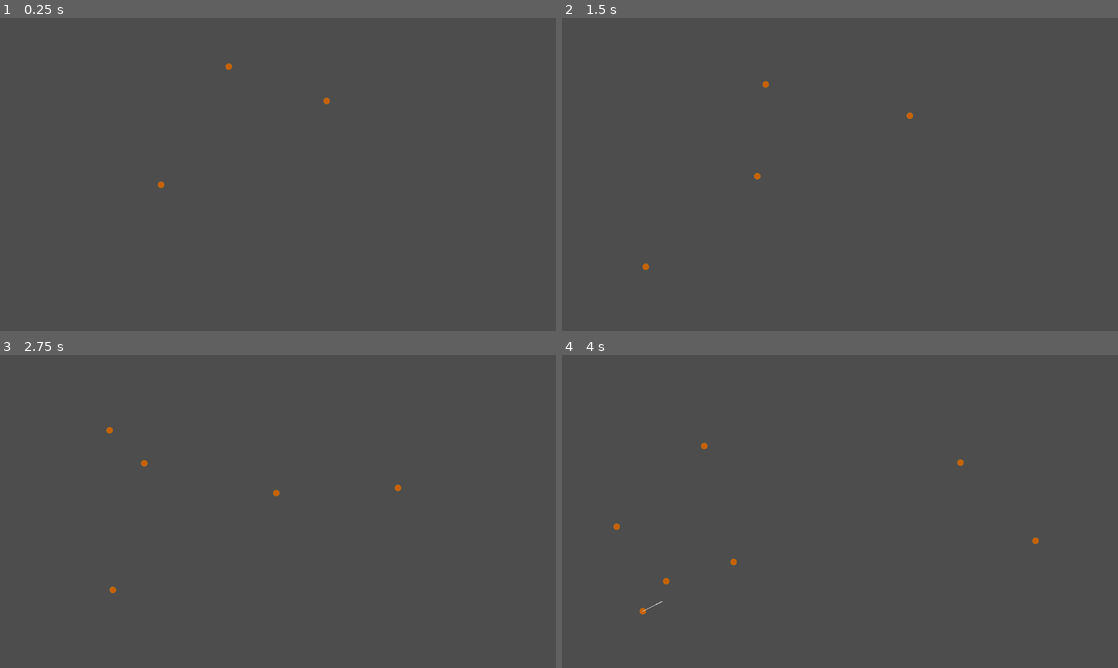
Above: before the commit, frames 1-4 (two rows, left to right).
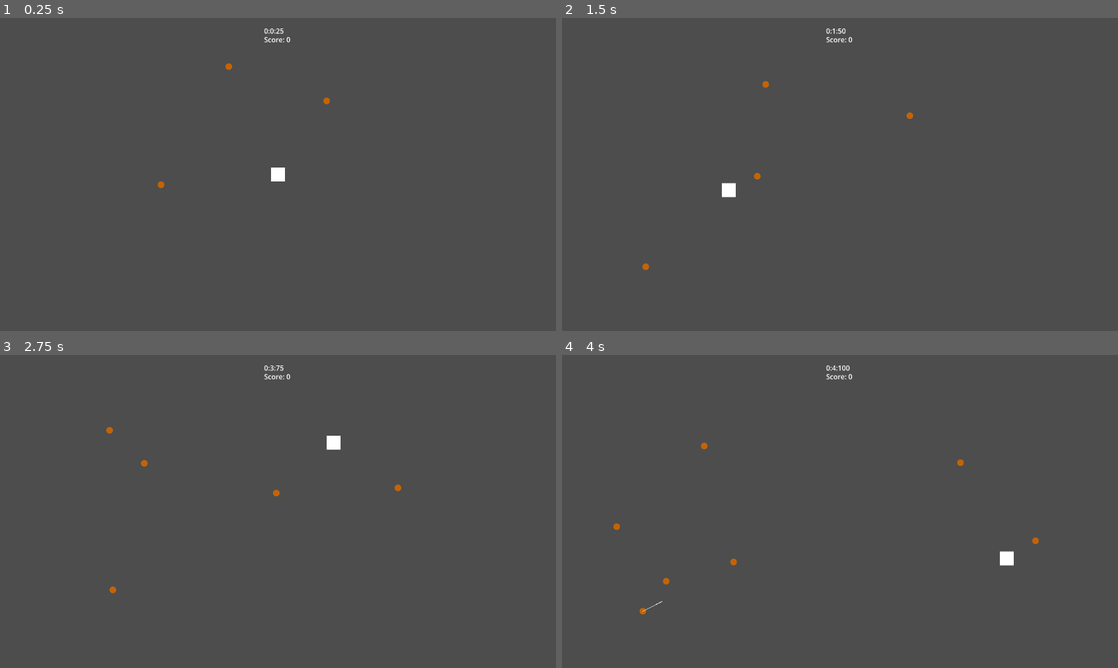
Above: after the commit, the same moments.

Repository: ArjanBroos/GMTK-2025
Game: Godot game, scene res://levels/kazu_test.tscn
The game is run twice, just before and just after one commit, with the same random seed, the same clock (stepped at 60 frames per second) and the same inputs. This scene is started directly instead of the project's main scene.
Inputs (mouse positions are in pixels of both pictures, inside the frame that each line leads up to):
- Up to frame 1 (0.25 s): no input
- Up to frame 2 (1.5 s): move the mouse to (962, 158) at 0.52 s; tap Space at 0.77 s; tap Enter at 1.25 s; move the mouse to (728, 190) at 1.27 s
- Up to frame 3 (2.75 s): tap Space at 1.52 s; move the mouse to (333, 442) at 2.02 s
- Up to frame 4 (4 s): move the mouse to (812, 574) at 2.77 s; tap Space at 3.02, 3.77 s; move the mouse to (1006, 558) at 3.52 s

The runs differ from the first frame. In frame 1, 0.2% of the frame differs, in the area x 47-53%, y 3-53%; in frame 2, 0.2%; in frame 3, 0.2%; in frame 4, 0.2%, in the area x 47-82%, y 3-68%.

Commit message:
Fix own test level with new game manager

Diff:
--- a/levels/kazu_test.tscn
+++ b/levels/kazu_test.tscn
@@ -1,7 +1,9 @@
-[gd_scene load_steps=4 format=3 uid="uid://cegnxgxnnp0s2"]
+[gd_scene load_steps=6 format=3 uid="uid://cegnxgxnnp0s2"]
 
 [ext_resource type="PackedScene" uid="uid://d3t20axtyp2bg" path="res://asteroids/asteroid.tscn" id="1_ecdi2"]
 [ext_resource type="PackedScene" uid="uid://cdewgi8ppc6qi" path="res://asteroids/spawner.tscn" id="2_82evp"]
+[ext_resource type="PackedScene" uid="uid://b0otbtktu22j8" path="res://gameManager/gameManager.tscn" id="3_7rs05"]
+[ext_resource type="PackedScene" uid="uid://5g3i4mhst5kb" path="res://player/player.tscn" id="4_u3wta"]
 
 [sub_resource type="RectangleShape2D" id="RectangleShape2D_82evp"]
 size = Vector2(105, 567.25)
@@ -32,3 +34,9 @@
 [node name="CollisionShape2D" type="CollisionShape2D" parent="SpawnArea1"]
 position = Vector2(230.5, 380.625)
 shape = SubResource("RectangleShape2D_82evp")
+
+[node name="GameManager" parent="." node_paths=PackedStringArray("player_spawn_point") instance=ExtResource("3_7rs05")]
+player_spawn_point = NodePath("../Player")
+
+[node name="Player" parent="." instance=ExtResource("4_u3wta")]
+position = Vector2(664, 342)
